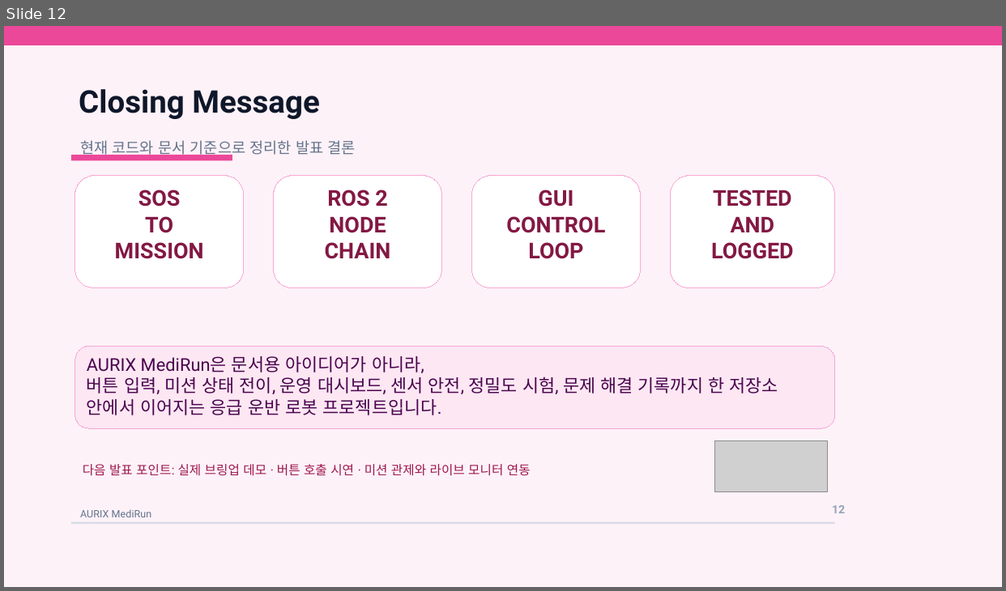
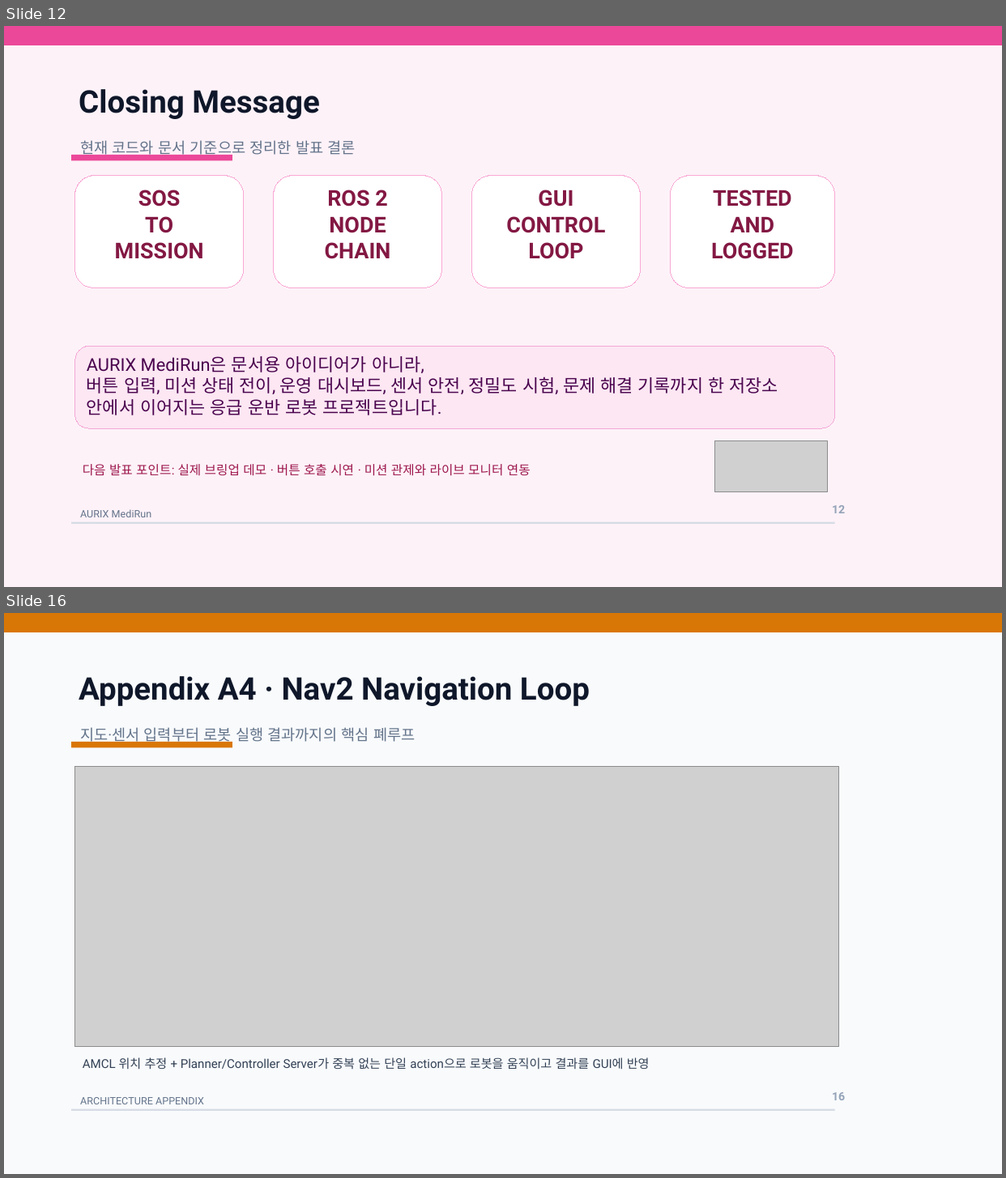
Before and after one commit to DTRos2/aurix_medirun, a slide deck: ppt/AURIX_MediRun_발표자료.pptx. Shown one above the other, each under a label of ours: slide 12 before the commit, slides 12 and 16 after it; the slides between them are not shown. The pictures are 1006x591 and 1006x1178 pixels, drawn with LibreOffice and Linux fonts; fonts in the diff are those of the drawing; grey boxes stand for pictures. Boxes give left, top, right and bottom in pixels: in the first picture for what was removed or moved away, otherwise in the second. Text is boxed around its words. In the diff, an @@ line names an element or a change of style, - is before the commit and + after.

```diff
--- a/ppt/AURIX_MediRun_발표자료.pptx
+++ b/ppt/AURIX_MediRun_발표자료.pptx
@@ slide 16 added at [4,613,1002,1174], background #F6F8FB @@
@@ rectangle added at [4,613,1002,1174], fill #F8FAFC @@
@@ rectangle added at [4,613,1002,632], fill #D97706 @@
@@ text added at [79,676,590,706], 30 pt, text #0F172A, bold @@
+Appendix A4 · Nav2 Navigation Loop
@@ text added at [80,727,415,745], 14.5 pt, text #64748B @@
+지도·센서 입력부터 로봇 실행 결과까지의 핵심 폐루프
@@ rectangle added at [71,742,232,747], fill #D97706 @@
@@ picture added at [75,766,839,1047] @@
@@ text added at [83,1058,650,1069], 11.8 pt, text #334155 @@
+AMCL 위치 추정 + Planner/Controller Server가 중복 없는 단일 action으로 로봇을 움직이고 결과를 GUI에 반영
@@ text added at [80,1097,204,1105], 9.8 pt, text #64748B @@
+ARCHITECTURE APPENDIX
@@ text added at [832,1093,845,1101], 11 pt, text #94A3B8, bold @@
+16
@@ rectangle added at [71,1110,835,1112], fill #D6DCE5 @@
```
Also in this commit, not shown: 4 other slides added, 2 other files.
